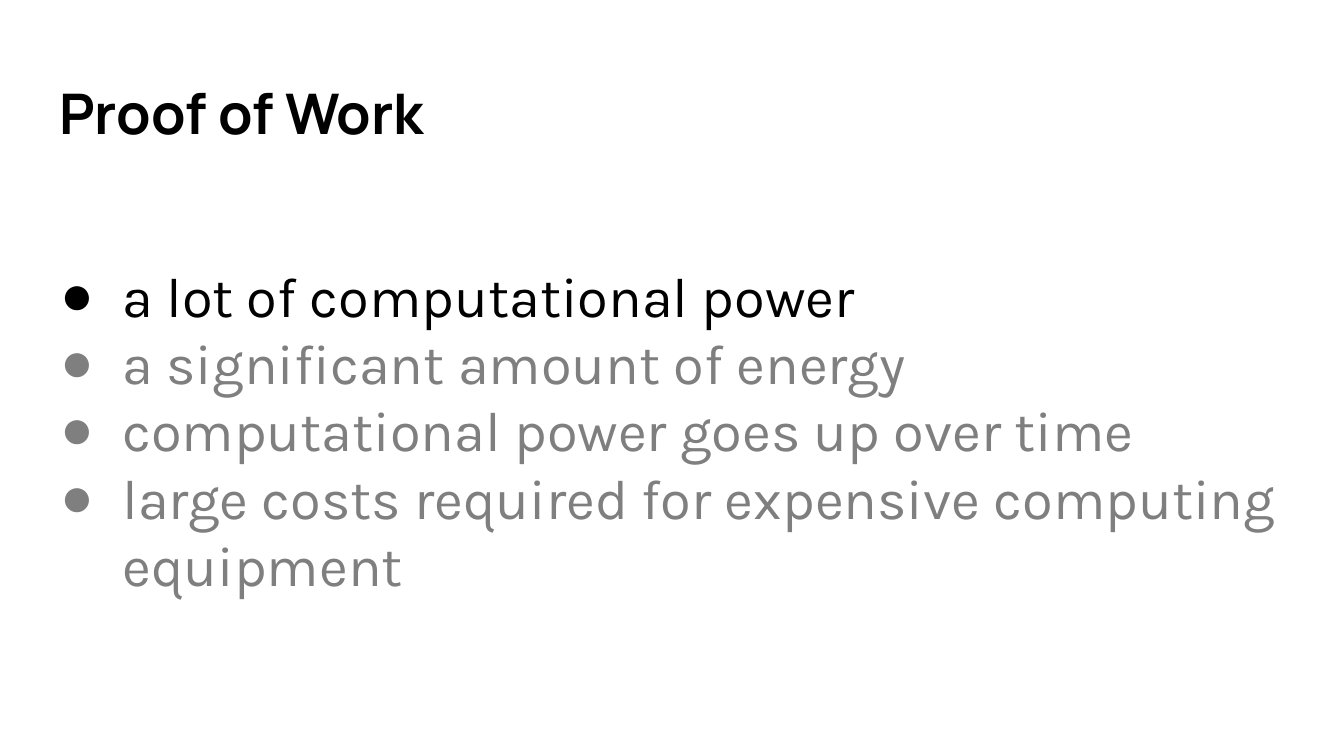
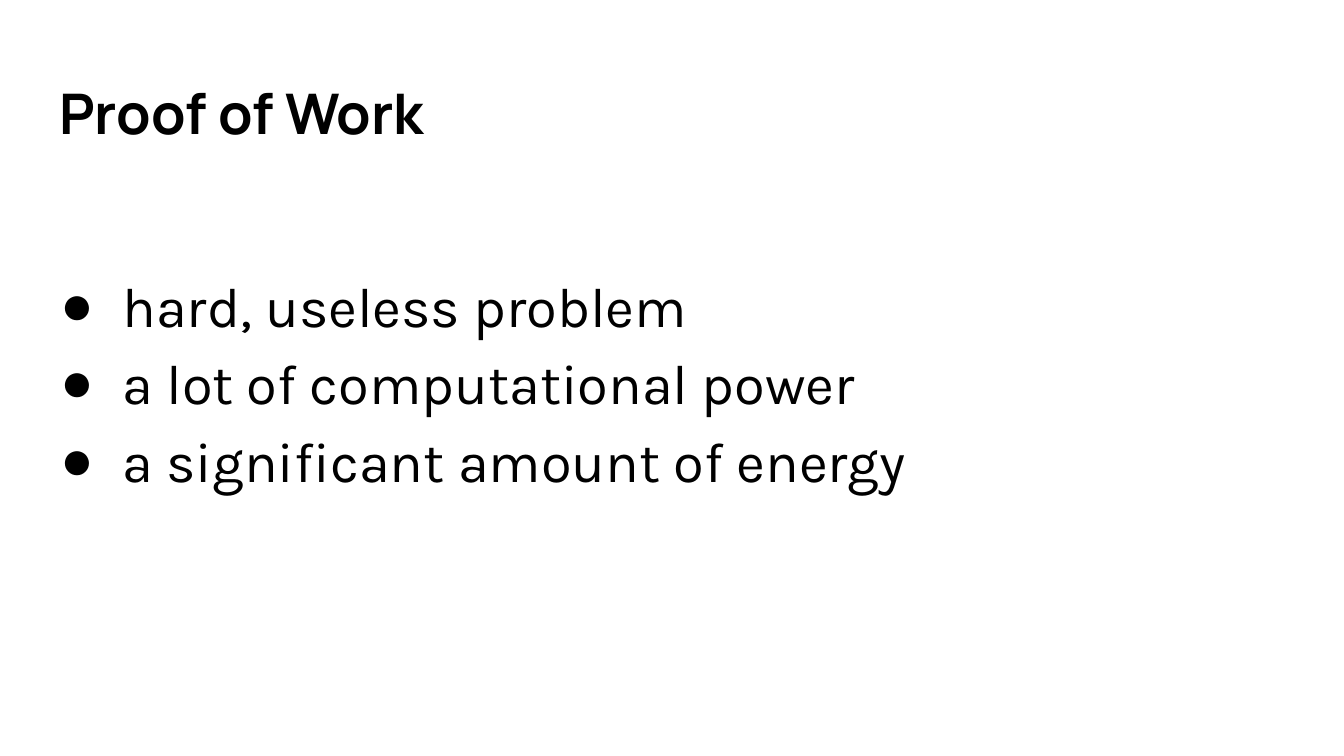
Before and after one commit to ayrat555/talks, a slide deck: slide 8 of mana/Mana.odp. Drawn at 1344x756 pixels with LibreOffice and Linux fonts; fonts in the diff are those of the drawing. Boxes give left, top, right and bottom in pixels: in the first picture for what was removed or moved away, otherwise in the second. Text is boxed around its words. In the diff, an @@ line names an element or a change of style, - is before the commit and + after.

```diff
--- a/mana/Mana.odp
+++ b/mana/Mana.odp
@@ text at bbox=[122, 288, 687, 340]: paragraph added @@
+● hard, useless problem
@@ text at bbox=[122, 365, 906, 495]: text colour #7F7F7F to #000000 in "a significant amount of energy"; line spacing 1 to 1.15; bullet colour #7F7F7F to #000000 @@
@@ text at bbox=[122, 412, 1275, 600]: paragraphs removed @@
-● computational power goes up over time
-● large costs required for expensive computing equipment
```
Also in this commit, not shown: 11 other slides changed, 16 slides added, 4 slides removed, 2 other files.
